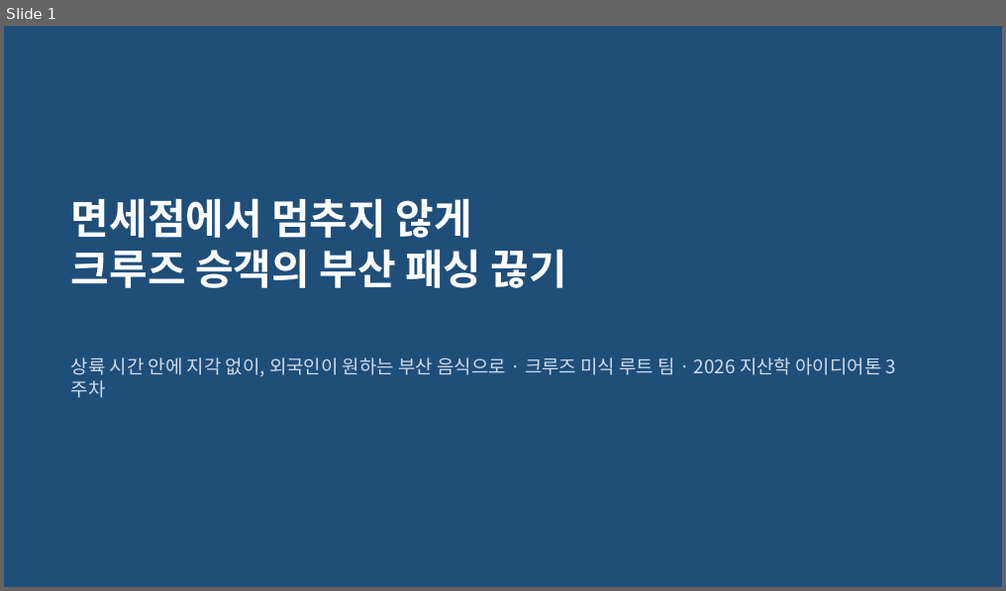
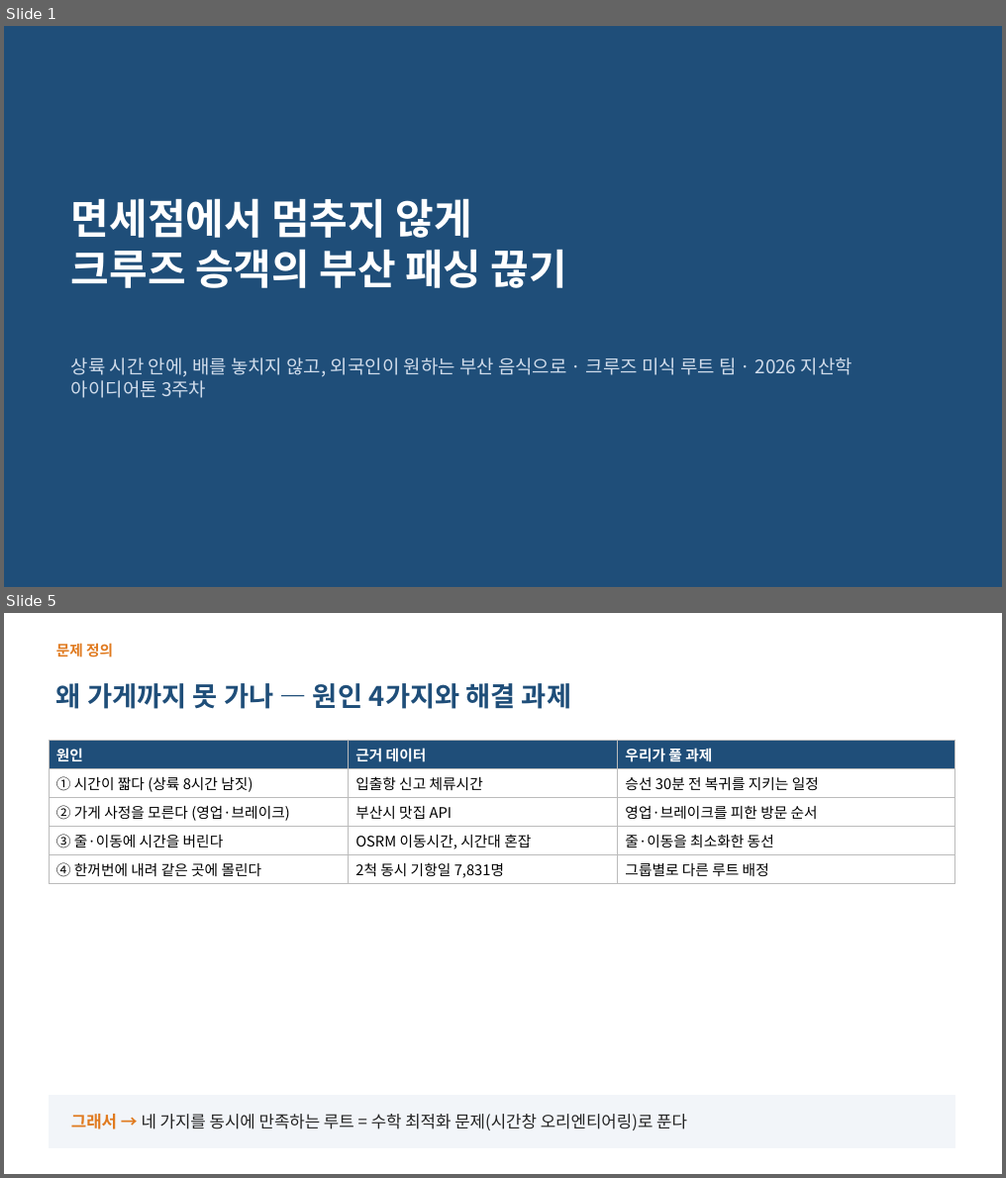
Before and after one commit to ddayoung03/busan-cruise-unpassing, a slide deck: 05_문서/3주차_발표자료.pptx. Shown one above the other, each under a label of ours: slide 1 before the commit, slides 1 and 5 after it; the slides between them are not shown. The pictures are 1006x591 and 1006x1178 pixels, drawn with LibreOffice and Linux fonts; fonts in the diff are those of the drawing. Boxes give left, top, right and bottom in pixels: in the first picture for what was removed or moved away, otherwise in the second. Text is boxed around its words. In the diff, an @@ line names an element or a change of style, - is before the commit and + after.

```diff
--- a/05_문서/3주차_발표자료.pptx
+++ b/05_문서/3주차_발표자료.pptx
@@ slide 5 added at (x1=4, y1=613, x2=1002, y2=1174), background #FFFFFF @@
@@ text added at (x1=56, y1=643, x2=113, y2=658), 14 pt, text #E07A1F, bold @@
+문제 정의
@@ text added at (x1=56, y1=683, x2=571, y2=709), 26 pt, text #1F4E79, bold @@
+왜 가게까지 못 가나 — 원인 4가지와 해결 과제
@@ table added at (x1=49, y1=741, x2=954, y2=882), 5 rows, 3 columns @@
+원인 | 근거 데이터 | 우리가 풀 과제
+① 시간이 짧다 (상륙 8시간 남짓) | 입출항 신고 체류시간 | 승선 30분 전 복귀를 지키는 일정
+② 가게 사정을 모른다 (영업·브레이크) | 부산시 맛집 API | 영업·브레이크를 피한 방문 순서
+③ 줄·이동에 시간을 버린다 | OSRM 이동시간, 시간대 혼잡 | 줄·이동을 최소화한 동선
+④ 한꺼번에 내려 같은 곳에 몰린다 | 2척 동시 기항일 7,831명 | 그룹별로 다른 루트 배정
@@ rectangle added at (x1=49, y1=1096, x2=954, y2=1149), fill #F2F5F9, outline #F2F5F9 1 pt @@
@@ text added at (x1=71, y1=1114, x2=687, y2=1131), 16 pt, text #222222 @@
+그래서 → 네 가지를 동시에 만족하는 루트 = 수학 최적화 문제(시간창 오리엔티어링)로 푼다
@@ slide 1 changed as well @@
@@ text at (x1=71, y1=358, x2=852, y2=398): text changed @@
-상륙 시간 안에 지각 없이, 외국인이 원하는 부산 음식으로 · 크루즈 미식 루트 팀 · 2026 지산학 아이디어톤 3주차
+상륙 시간 안에, 배를 놓치지 않고, 외국인이 원하는 부산 음식으로 · 크루즈 미식 루트 팀 · 2026 지산학 아이디어톤 3주차
```
Also in this commit, not shown: 8 other slides changed, 4 other slides added, 2 slides removed, 1 other file.
